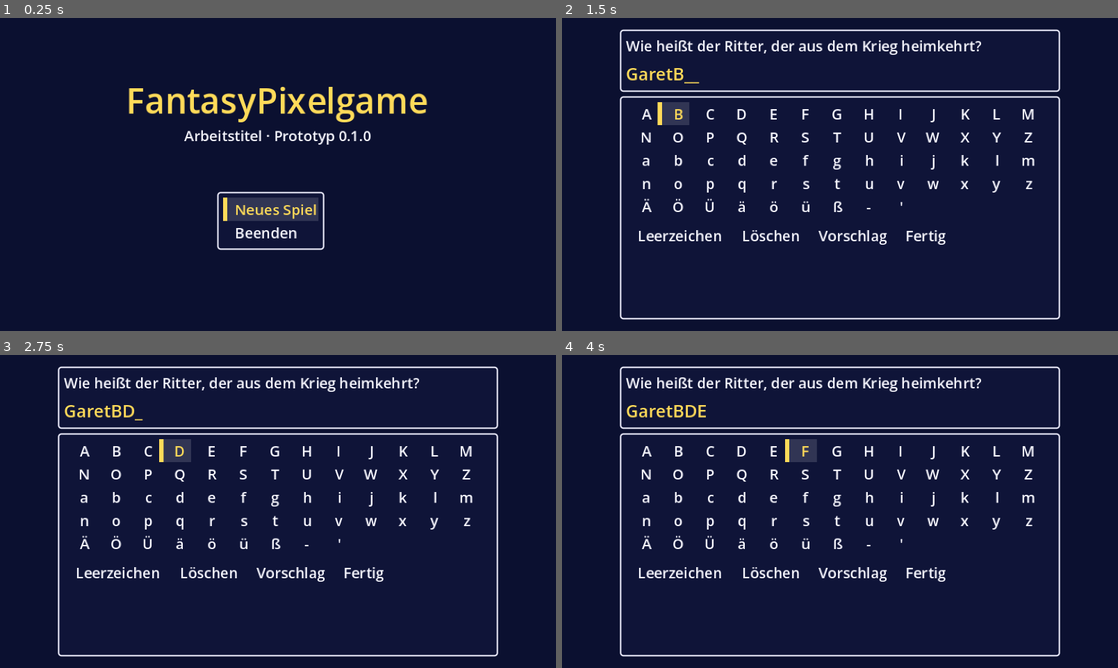
Above: before the commit, frames 1-4 (two rows, left to right).
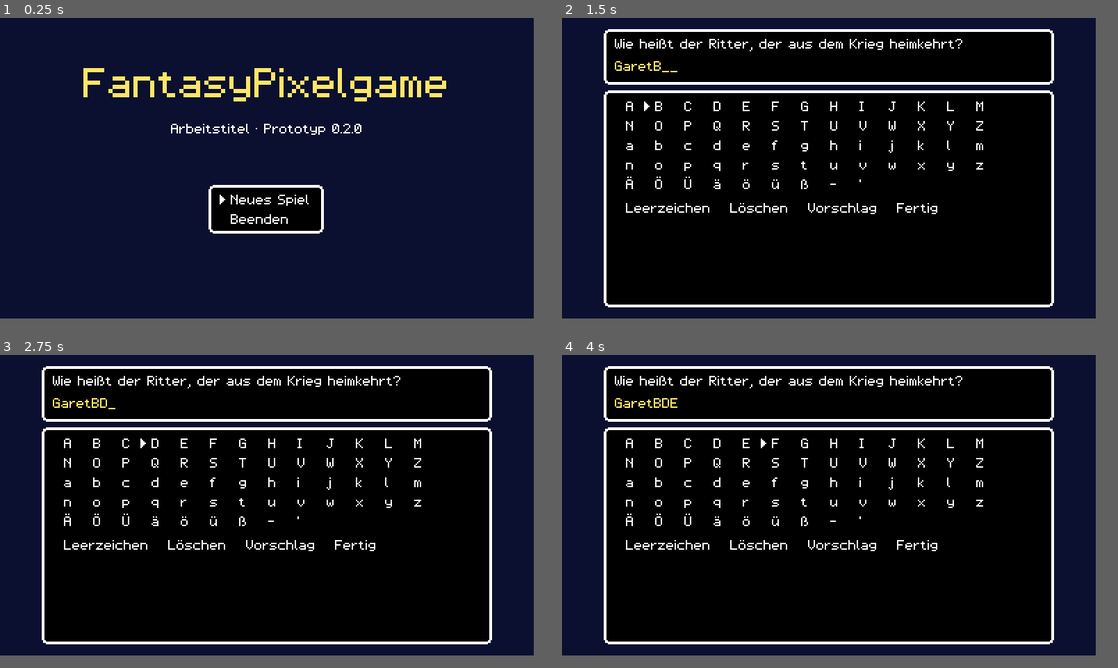
Above: after the commit, the same moments.

Repository: phillhf/fantasy-pixelgame
Game: Godot game, scene res://scenes/main.tscn
The game is run twice, just before and just after one commit, with the same random seed, the same clock (stepped at 60 frames per second) and the same inputs.
Inputs:
- Up to frame 1 (0.25 s): no input
- Up to frame 2 (1.5 s): click "Neues Spiel" at 0.5 s; click "B" at 1.25 s
- Up to frame 3 (2.75 s): click "D" at 2 s
- Up to frame 4 (4 s): click "E" at 2.75 s; click "F" at 3.5 s
In our replay, the window is 800x450 before the commit and 768x432 after it. These sizes can differ from the game's own. Grey fills any space a smaller window leaves; there, only what the larger window draws over its background counts as a difference.

The runs differ from the first frame. In frame 1, 7.9% of the frame differs, in the area x 15-81%, y 16-75%; in frame 2, 71%; in frame 3, 71%; in frame 4, 71%, in the area x 7-90%, y 3-97%.

Commit message:
Retro-Optik: echte Pixel-Skalierung, eigene Pixelschrift, Fensterrahmen, Kartenplatzhalter im 16-Bit-Stil
Co-Authored-By: Claude Opus 5.5 <noreply@anthropic.com>

Diff:
--- a/data/tiles.json
+++ b/data/tiles.json
@@ -1,17 +1,17 @@
 {
-  "_hinweis": "Kartenzeichen. walk = begehbar, enc = Zufallskämpfe möglich, enc_mult = Häufigkeit. shape bestimmt die Platzhalter-Grafik.",
-  ".": {"name": "Wiese", "color": "#5a9a40", "walk": true, "enc": true, "enc_mult": 1.0, "shape": "plain"},
-  "T": {"name": "Wald", "color": "#5a9a40", "walk": true, "enc": true, "enc_mult": 1.6, "shape": "tree", "detail": "#24562a"},
-  "^": {"name": "Berg", "color": "#5a9a40", "walk": false, "shape": "mountain", "detail": "#7d7468"},
-  "~": {"name": "Wasser", "color": "#2f5fa8", "walk": false, "shape": "water", "detail": "#6f9ad8"},
-  "=": {"name": "Straße", "color": "#b8a070", "walk": true, "enc": true, "enc_mult": 0.4, "shape": "plain"},
-  "B": {"name": "Brücke", "color": "#8a6038", "walk": true, "enc": false, "shape": "bridge", "detail": "#5a3c20"},
-  "E": {"name": "Erlenfurt", "color": "#5a9a40", "walk": true, "enc": false, "shape": "village", "detail": "#a83a2a"},
-  "S": {"name": "Schrein", "color": "#5a9a40", "walk": true, "enc": false, "shape": "plain"},
-  "W": {"name": "Wegweiser", "color": "#5a9a40", "walk": true, "enc": false, "shape": "plain"},
-  "#": {"name": "Zaun", "color": "#6a5038", "walk": false, "shape": "fence", "detail": "#4a3424"},
-  "F": {"name": "Gras", "color": "#6aaa4a", "walk": true, "shape": "plain"},
-  ",": {"name": "Weg", "color": "#c0a878", "walk": true, "shape": "plain"},
-  "h": {"name": "Haus", "color": "#9a4030", "walk": false, "shape": "roof", "detail": "#7a2c20"},
-  "D": {"name": "Tür", "color": "#5a3820", "walk": false, "shape": "door", "detail": "#d8b048"}
+  "_hinweis": "Kartenzeichen. walk = begehbar, enc = Zufallskämpfe möglich, enc_mult = Häufigkeit. shape und Farben bestimmen die Platzhalter-Grafik.",
+  ".": {"name": "Wiese", "color": "#58b048", "detail": "#3c8a34", "walk": true, "enc": true, "enc_mult": 1.0, "shape": "grass"},
+  "T": {"name": "Wald", "color": "#58b048", "detail": "#1e6a30", "walk": true, "enc": true, "enc_mult": 1.6, "shape": "tree"},
+  "^": {"name": "Berg", "color": "#58b048", "detail": "#a08c6c", "walk": false, "shape": "mountain"},
+  "~": {"name": "Wasser", "color": "#3060d0", "detail": "#90c0f8", "walk": false, "shape": "water"},
+  "=": {"name": "Straße", "color": "#d8b878", "detail": "#a88850", "walk": true, "enc": true, "enc_mult": 0.4, "shape": "dirt"},
+  "B": {"name": "Brücke", "color": "#a06c3c", "detail": "#603818", "walk": true, "enc": false, "shape": "bridge"},
+  "E": {"name": "Erlenfurt", "color": "#58b048", "detail": "#c84830", "walk": true, "enc": false, "shape": "village"},
+  "S": {"name": "Schrein", "color": "#58b048", "detail": "#3c8a34", "walk": true, "enc": false, "shape": "grass"},
+  "W": {"name": "Wegweiser", "color": "#58b048", "detail": "#3c8a34", "walk": true, "enc": false, "shape": "grass"},
+  "#": {"name": "Zaun", "color": "#68c050", "detail": "#704820", "walk": false, "shape": "fence"},
+  "F": {"name": "Gras", "color": "#68c050", "detail": "#48983c", "walk": true, "shape": "grass"},
+  ",": {"name": "Weg", "color": "#e0c088", "detail": "#b89458", "walk": true, "shape": "dirt"},
+  "h": {"name": "Haus", "color": "#c04830", "detail": "#802818", "walk": false, "shape": "roof"},
+  "D": {"name": "Tür", "color": "#c04830", "detail": "#e8c048", "walk": false, "shape": "door"}
 }
--- a/project.godot
+++ b/project.godot
@@ -6,7 +6,7 @@
 
 config/name="FantasyPixelgame"
 config/description="Rollenspiel im Pixelstil – Prototyp"
-config/version="0.1.0"
+config/version="0.2.0"
 run/main_scene="res://scenes/main.tscn"
 config/icon="res://icon.svg"
 config/features=PackedStringArray("4.7", "GL Compatibility")
@@ -23,12 +23,15 @@
 window/size/viewport_height=216
 window/size/window_width_override=1152
 window/size/window_height_override=648
-window/stretch/mode="canvas_items"
+window/stretch/mode="viewport"
 window/stretch/aspect="keep"
+window/stretch/scale_mode="integer"
 window/handheld/orientation=4
 
 [gui]
 
+theme/custom_font="res://assets/fonts/pixelfont.fnt"
+theme/default_font_antialiasing=0
 common/drop_mouse_on_gui_input_disabled=true
 
 [rendering]
@@ -36,5 +39,7 @@
 renderer/rendering_method="gl_compatibility"
 renderer/rendering_method.mobile="gl_compatibility"
 textures/canvas_textures/default_texture_filter=0
+2d/snap/snap_2d_transforms_to_pixel=true
+2d/snap/snap_2d_vertices_to_pixel=true
 textures/vram_compression/import_etc2_astc=true
 environment/defaults/default_clear_color=Color(0.05, 0.05, 0.08, 1)
--- a/scripts/screens/battle.gd
+++ b/scripts/screens/battle.gd
@@ -79,7 +79,7 @@
 	top.add_child(msg_label)
 	add_child(top)
 
-	var status := UiTheme.panel(Rect2(152, 148, 228, 64))
+	var status := UiTheme.panel(Rect2(166, 148, 214, 64))
 	status_label = UiTheme.label()
 	status.add_child(status_label)
 	add_child(status)
@@ -484,10 +484,11 @@
 
 
 func _popup(at: Vector2, text: String, col: Color) -> void:
-	var l := UiTheme.label(text, 12)
+	var l := UiTheme.label(text)
 	l.add_theme_color_override("font_color", col)
-	l.add_theme_color_override("font_outline_color", Color.BLACK)
-	l.add_theme_constant_override("outline_size", 3)
+	l.add_theme_color_override("font_shadow_color", Color.BLACK)
+	l.add_theme_constant_override("shadow_offset_x", 1)
+	l.add_theme_constant_override("shadow_offset_y", 1)
 	l.position = at
 	add_child(l)
 	var t := create_tween()
--- a/scripts/screens/field.gd
+++ b/scripts/screens/field.gd
@@ -117,42 +117,91 @@
 	for y in rows.size():
 		var r: String = rows[y]
 		for x in r.length():
-			_draw_tile(Vector2(x * TILE, y * TILE), r[x])
-
-
-func _draw_tile(o: Vector2, ch: String) -> void:
+			_draw_tile(Vector2(x * TILE, y * TILE), r[x], x, y)
+
+
+const OUTLINE := Color("#102018")
+
+
+func _px(o: Vector2, x: int, y: int, c: Color, w: int = 1, h: int = 1) -> void:
+	draw_rect(Rect2(o + Vector2(x, y), Vector2(w, h)), c)
+
+
+## Platzhalter-Kacheln im 16-Bit-Stil. Werden später durch echte Grafiken ersetzt.
+func _draw_tile(o: Vector2, ch: String, tx: int, ty: int) -> void:
 	var t: Dictionary = Game.tiles.get(ch, {"color": "#ff00ff", "shape": "plain"})
 	var base := Game.color(t.get("color", "#ff00ff"))
 	var det := Game.color(t.get("detail", "#000000"))
+	var hsh := (tx * 73856093) ^ (ty * 19349663)
 	draw_rect(Rect2(o, Vector2(TILE, TILE)), base)
 	match t.get("shape", "plain"):
+		"grass":
+			# kleine Grasbüschel an zufälligen, aber festen Stellen
+			for i in 2:
+				var gx := (hsh >> (i * 4)) & 11
+				var gy := (hsh >> (i * 4 + 8)) & 11
+				_px(o, gx + 1, gy + 2, det)
+				_px(o, gx + 3, gy + 2, det)
+				_px(o, gx + 2, gy + 3, det)
+		"dirt":
+			for i in 3:
+				var gx := (hsh >> (i * 3)) & 13
+				var gy := (hsh >> (i * 3 + 9)) & 13
+				_px(o, gx + 1, gy + 1, det)
 		"tree":
-			draw_rect(Rect2(o + Vector2(7, 10), Vector2(2, 5)), Color("#5a3a20"))
-			draw_circle(o + Vector2(8, 7), 6, det)
-			draw_circle(o + Vector2(6, 6), 2, det.lightened(0.2))
+			var dark := det.darkened(0.35)
+			var light := det.lightened(0.25)
+			_px(o, 6, 11, Color("#5a3418"), 4, 4)
+			_px(o, 6, 15, OUTLINE, 4, 1)
+			draw_circle(o + Vector2(8, 7), 7.0, OUTLINE)
+			draw_circle(o + Vector2(8, 7), 6.0, dark)
+			draw_circle(o + Vector2(8, 6), 5.0, det)
+			_px(o, 5, 3, light, 2, 1)
+			_px(o, 4, 4, light, 2, 2)
+			_px(o, 9, 5, light)
 		"mountain":
-			draw_colored_polygon(PackedVector2Array([o + Vector2(1, 15), o + Vector2(8, 2), o + Vector2(15, 15)]), det)
-			draw_colored_polygon(PackedVector2Array([o + Vector2(6, 6), o + Vector2(8, 2), o + Vector2(10, 6)]), Color.WHITE)
+			var pts := PackedVector2Array([o + Vector2(0, 16), o + Vector2(8, 1), o + Vector2(16, 16)])
+			draw_colored_polygon(pts, det)
+			draw_colored_polygon(PackedVector2Array([o + Vector2(8, 1), o + Vector2(16, 16), o + Vector2(9, 16)]), det.darkened(0.3))
+			draw_colored_polygon(PackedVector2Array([o + Vector2(5, 7), o + Vector2(8, 1), o + Vector2(11, 7), o + Vector2(8, 6)]), Color("#f0f0f8"))
+			draw_polyline(PackedVector2Array([o + Vector2(0, 15), o + Vector2(8, 1), o + Vector2(15, 15)]), OUTLINE)
 		"water":
-			draw_line(o + Vector2(2, 5), o + Vector2(7, 5), det)
-			draw_line(o + Vector2(9, 11), o + Vector2(14, 11), det)
+			var phase := (tx + ty) % 2
+			_px(o, 2 + phase * 6, 4, det, 4, 1)
+			_px(o, 9 - phase * 6, 11, det, 4, 1)
 		"bridge":
-			for i in 4:
-				draw_line(o + Vector2(0, 2 + i * 4), o + Vector2(16, 2 + i * 4), det)
+			draw_rect(Rect2(o, Vector2(TILE, TILE)), Color("#3060d0"))
+			_px(o, 0, 1, OUTLINE, 16, 14)
+			_px(o, 0, 2, base, 16, 12)
+			for i in 3:
+				_px(o, 0, 5 + i * 3, det, 16, 1)
 		"village":
-			draw_rect(Rect2(o + Vector2(2, 7), Vector2(5, 6)), Color("#d8c8a0"))
-			draw_rect(Rect2(o + Vector2(9, 5), Vector2(5, 8)), Color("#d8c8a0"))
-			draw_colored_polygon(PackedVector2Array([o + Vector2(1, 7), o + Vector2(4.5, 3), o + Vector2(8, 7)]), det)
-			draw_colored_polygon(PackedVector2Array([o + Vector2(8, 5), o + Vector2(11.5, 1), o + Vector2(15, 5)]), det)
+			for hx in [[1, 7], [9, 4]]:
+				var x: int = hx[0]
+				var y: int = hx[1]
+				_px(o, x, y + 2, OUTLINE, 7, 8 - (y - 4))
+				_px(o, x + 1, y + 3, Color("#f0e0b8"), 5, 6 - (y - 4))
+				draw_colored_polygon(PackedVector2Array([o + Vector2(x - 1, y + 3), o + Vector2(x + 3.5, y - 2), o + Vector2(x + 8, y + 3)]), det)
+				_px(o, x + 3, y + 6, Color("#603010"), 2, 3 - (y - 4) + (1 if y == 4 else 0))
 		"fence":
-			draw_rect(Rect2(o + Vector2(0, 6), Vector2(16, 2)), det)
-			draw_rect(Rect2(o + Vector2(0, 11), Vector2(16, 2)), det)
+			for px in [1, 7, 13]:
+				_px(o, px, 3, OUTLINE, 3, 12)
+				_px(o, px + 1, 4, det.lightened(0.2), 1, 10)
+			_px(o, 0, 6, OUTLINE, 16, 3)
+			_px(o, 0, 7, det, 16, 1)
+			_px(o, 0, 11, OUTLINE, 16, 3)
+			_px(o, 0, 12, det, 16, 1)
 		"roof":
 			for i in 4:
-				draw_line(o + Vector2(0, 3 + i * 4), o + Vector2(16, 3 + i * 4), det)
+				_px(o, 0, 3 + i * 4, det, 16, 1)
+			for i in 4:
+				_px(o, (i * 4 + (ty % 2) * 2) % 16, 0 + i * 4, det, 1, 3)
 		"door":
-			draw_rect(Rect2(o + Vector2(3, 2), Vector2(10, 14)), det.darkened(0.6))
-			draw_circle(o + Vector2(11, 9), 1, det)
+			_px(o, 2, 1, OUTLINE, 12, 15)
+			_px(o, 3, 2, Color("#704020"), 10, 14)
+			_px(o, 8, 2, OUTLINE, 1, 14)
+			_px(o, 10, 9, det, 1, 1)
+			_px(o, 5, 9, det, 1, 1)
 
 
 # ---------- Bewegung ----------
--- a/scripts/screens/name_entry.gd
+++ b/scripts/screens/name_entry.gd
@@ -26,16 +26,16 @@
 	bgr.size = Vector2(384, 216)
 	add_child(bgr)
 
-	var head := UiTheme.panel(Rect2(40, 8, 304, 40))
+	var head := UiTheme.panel(Rect2(30, 8, 324, 40))
 	var v := VBoxContainer.new()
 	v.add_child(UiTheme.label("Wie heißt der Ritter, der aus dem Krieg heimkehrt?"))
-	name_label = UiTheme.label("", 12)
+	name_label = UiTheme.label("")
 	name_label.add_theme_color_override("font_color", UiTheme.HIGHLIGHT)
 	v.add_child(name_label)
 	head.add_child(v)
 	add_child(head)
 
-	var pad := UiTheme.panel(Rect2(40, 54, 304, 154))
+	var pad := UiTheme.panel(Rect2(30, 52, 324, 156))
 	var box := VBoxContainer.new()
 	var grid := GridContainer.new()
 	grid.columns = 13
@@ -44,8 +44,8 @@
 	var first: Button
 	for row in ROWS:
 		for i in 13:
-			var b := Button.new()
-			b.custom_minimum_size = Vector2(22, 16)
+			var b := UiTheme.menu_button("")
+			b.custom_minimum_size = Vector2(21, 14)
 			if i < row.length():
 				var ch: String = row[i]
 				b.text = ch
@@ -60,8 +60,7 @@
 	box.add_child(grid)
 	var row2 := HBoxContainer.new()
 	for pair in [["Leerzeichen", _add.bind(" ")], ["Löschen", _delete], ["Vorschlag", _suggest], ["Fertig", _finish]]:
-		var b := Button.new()
-		b.text = pair[0]
+		var b := UiTheme.menu_button(pair[0])
 		b.pressed.connect(pair[1])
 		row2.add_child(b)
 	box.add_child(row2)
--- a/scripts/screens/title_screen.gd
+++ b/scripts/screens/title_screen.gd
@@ -14,9 +14,9 @@
 	bgr.color = Color("#0b1030")
 	bgr.size = Vector2(384, 216)
 	add_child(bgr)
-	var title := UiTheme.label("FantasyPixelgame", 24)
-	title.position = Vector2(0, 40)
-	title.size = Vector2(384, 30)
+	var title := UiTheme.label("FantasyPixelgame", 3)
+	title.position = Vector2(0, 30)
+	title.size = Vector2(128, 14)
 	title.horizontal_alignment = HORIZONTAL_ALIGNMENT_CENTER
 	title.add_theme_color_override("font_color", UiTheme.HIGHLIGHT)
 	add_child(title)
--- a/scripts/ui/choice_menu.gd
+++ b/scripts/ui/choice_menu.gd
@@ -15,7 +15,7 @@
 	theme = UiTheme.get_theme()
 	_grid = GridContainer.new()
 	_grid.add_theme_constant_override("h_separation", 6)
-	_grid.add_theme_constant_override("v_separation", 0)
+	_grid.add_theme_constant_override("v_separation", 2)
 	add_child(_grid)
 	hide()
 
@@ -31,10 +31,8 @@
 	if allow_cancel:
 		all.append("Zurück")
 	for i in all.size():
-		var b := Button.new()
-		b.text = String(all[i])
-		b.alignment = HORIZONTAL_ALIGNMENT_LEFT
-		b.custom_minimum_size = Vector2(54, 0)
+		var b := UiTheme.menu_button(String(all[i]))
+		b.custom_minimum_size = Vector2(56, 0)
 		var idx: int = i if i < options.size() else -1
 		b.pressed.connect(_on_pressed.bind(idx))
 		_grid.add_child(b)
--- a/scripts/ui/dialog_box.gd
+++ b/scripts/ui/dialog_box.gd
@@ -9,19 +9,24 @@
 var _typing := false
 var _tween: Tween
 var _open := false
+var _more: Label
+var _blink: Tween
 
 
 func _init() -> void:
 	theme = UiTheme.get_theme()
-	position = Vector2(8, 150)
-	custom_minimum_size = Vector2(368, 60)
+	position = Vector2(8, 146)
+	custom_minimum_size = Vector2(368, 64)
 	size = custom_minimum_size
 	mouse_filter = Control.MOUSE_FILTER_STOP
 	_label = Label.new()
 	_label.autowrap_mode = TextServer.AUTOWRAP_WORD_SMART
 	_label.vertical_alignment = VERTICAL_ALIGNMENT_TOP
-	_label.custom_minimum_size = Vector2(356, 50)
+	_label.custom_minimum_size = Vector2(352, 54)
 	add_child(_label)
+	_more = UiTheme.label("▼")
+	_more.position = Vector2(356, 50)
+	_more.top_level = false
 	hide()
 
 
@@ -45,10 +50,34 @@
 			_tween.kill()
 		_tween = create_tween()
 		_tween.tween_property(_label, "visible_ratio", 1.0, clampf(t.length() * 0.018, 0.1, 1.6))
-		_tween.finished.connect(func() -> void: _typing = false)
+		_tween.finished.connect(_typing_done)
+		_set_more(false)
 		await _advance
+	_set_more(false)
 	hide()
 	_open = false
+
+
+func _typing_done() -> void:
+	_typing = false
+	_set_more(true)
+
+
+## Blinkendes ▼ unten rechts: Es geht weiter.
+func _set_more(on: bool) -> void:
+	if _more.get_parent() == null:
+		get_parent().add_child(_more)
+	_more.position = position + Vector2(size.x - 14, size.y - 13)
+	if _blink:
+		_blink.kill()
+	_more.visible = on
+	if on:
+		_more.modulate.a = 1.0
+		_blink = create_tween().set_loops()
+		_blink.tween_interval(0.35)
+		_blink.tween_callback(func() -> void: _more.modulate.a = 0.0)
+		_blink.tween_interval(0.25)
+		_blink.tween_callback(func() -> void: _more.modulate.a = 1.0)
 
 
 func _on_advance() -> void:
@@ -56,7 +85,7 @@
 		if _tween:
 			_tween.kill()
 		_label.visible_ratio = 1.0
-		_typing = false
+		_typing_done()
 	else:
 		_advance.emit()
 
--- a/scripts/ui/touch_controls.gd
+++ b/scripts/ui/touch_controls.gd
@@ -66,7 +66,7 @@
 			draw_circle(Vector2.ZERO, radius, bg)
 		else:
 			draw_rect(Rect2(Vector2(-BTN / 2, -BTN / 2), Vector2(BTN, BTN)), bg)
-		var font := ThemeDB.fallback_font
-		var fs := 9
+		var font: Font = load("res://assets/fonts/pixelfont.fnt")
+		var fs := 12
 		var w := font.get_string_size(caption, HORIZONTAL_ALIGNMENT_LEFT, -1, fs).x
 		draw_string(font, Vector2(-w / 2, 3), caption, HORIZONTAL_ALIGNMENT_LEFT, -1, fs, fg)
--- a/scripts/ui/ui_theme.gd
+++ b/scripts/ui/ui_theme.gd
@@ -1,51 +1,52 @@
 class_name UiTheme
 extends RefCounted
-## Gemeinsames Aussehen aller Fenster und Menüs (Platzhalter im Stil klassischer Rollenspiele).
+## Aussehen aller Fenster und Menüs im Stil klassischer 16-Bit-Rollenspiele:
+## schwarze Fenster mit weißem Pixelrahmen, eigene Pixelschrift, Zeiger ▶.
 
-const FONT_SIZE := 10
-const PANEL_BG := Color(0.06, 0.08, 0.22, 0.94)
-const PANEL_BORDER := Color(0.92, 0.92, 0.98)
-const TEXT := Color(0.97, 0.97, 1.0)
-const HIGHLIGHT := Color(1.0, 0.86, 0.35)
+const FONT_SIZE := 12  # Originalgröße der Pixelschrift, nicht ändern (sonst unscharf)
+const TEXT := Color(1, 1, 1)
+const HIGHLIGHT := Color(1.0, 0.9, 0.4)
+const DIM := Color(0.55, 0.55, 0.6)
 
 static var _theme: Theme
+static var font: Font
+static var cursor_tex: Texture2D
+static var blank_tex: Texture2D
 
 
 static func get_theme() -> Theme:
 	if _theme != null:
 		return _theme
+	font = load("res://assets/fonts/pixelfont.fnt")
+	cursor_tex = load("res://assets/ui/cursor.png")
+	blank_tex = load("res://assets/ui/blank.png")
 	var t := Theme.new()
+	t.default_font = font
 	t.default_font_size = FONT_SIZE
 
-	var panel := StyleBoxFlat.new()
-	panel.bg_color = PANEL_BG
-	panel.border_color = PANEL_BORDER
-	panel.set_border_width_all(1)
-	panel.set_corner_radius_all(2)
-	panel.set_content_margin_all(4)
+	var panel := StyleBoxTexture.new()
+	panel.texture = load("res://assets/ui/window.png")
+	panel.set_texture_margin_all(6)
+	panel.content_margin_left = 8
+	panel.content_margin_right = 8
+	panel.content_margin_top = 5
+	panel.content_margin_bottom = 4
 	t.set_stylebox("panel", "PanelContainer", panel)
 	t.set_stylebox("panel", "Panel", panel)
 
 	var empty := StyleBoxEmpty.new()
-	empty.set_content_margin_all(1)
-	empty.content_margin_left = 8
-	var focus := StyleBoxFlat.new()
-	focus.bg_color = Color(1, 1, 1, 0.14)
-	focus.set_content_margin_all(1)
-	focus.content_margin_left = 8
-	focus.border_color = HIGHLIGHT
-	focus.border_width_left = 3
-	for s in ["normal", "disabled"]:
+	empty.content_margin_left = 0
+	empty.content_margin_right = 2
+	empty.content_margin_top = 0
+	empty.content_margin_bottom = 0
+	for s in ["normal", "disabled", "focus", "hover", "pressed", "hover_pressed"]:
 		t.set_stylebox(s, "Button", empty)
-	for s in ["focus", "hover", "pressed", "hover_pressed"]:
-		t.set_stylebox(s, "Button", focus)
-	t.set_color("font_color", "Button", TEXT)
-	t.set_color("font_focus_color", "Button", HIGHLIGHT)
-	t.set_color("font_hover_color", "Button", HIGHLIGHT)
-	t.set_color("font_pressed_color", "Button", HIGHLIGHT)
-	t.set_color("font_hover_pressed_color", "Button", HIGHLIGHT)
-	t.set_color("font_disabled_color", "Button", Color(0.6, 0.6, 0.65))
+	for c in ["font_color", "font_focus_color", "font_hover_color", "font_pressed_color", "font_hover_pressed_color"]:
+		t.set_color(c, "Button", TEXT)
+	t.set_color("font_disabled_color", "Button", DIM)
+	t.set_constant("h_separation", "Button", 3)
 	t.set_color("font_color", "Label", TEXT)
+	t.set_constant("line_spacing", "Label", 1)
 	_theme = t
 	return t
 
@@ -59,10 +60,24 @@
 	return p
 
 
-static func label(text: String = "", size: int = FONT_SIZE) -> Label:
+## Textfeld. pixel_scale vergrößert ganzzahlig (z. B. 2 für Überschriften).
+static func label(text: String = "", pixel_scale: int = 1) -> Label:
 	var l := Label.new()
 	l.theme = get_theme()
 	l.text = text
-	if size != FONT_SIZE:
-		l.add_theme_font_size_override("font_size", size)
+	if pixel_scale > 1:
+		l.scale = Vector2(pixel_scale, pixel_scale)
 	return l
+
+
+## Button mit ▶-Zeiger, der nur beim ausgewählten Eintrag erscheint.
+static func menu_button(text: String) -> Button:
+	get_theme()
+	var b := Button.new()
+	b.theme = _theme
+	b.text = text
+	b.alignment = HORIZONTAL_ALIGNMENT_LEFT
+	b.icon = blank_tex
+	b.focus_entered.connect(func() -> void: b.icon = cursor_tex)
+	b.focus_exited.connect(func() -> void: b.icon = blank_tex)
+	return b
Not shown, added: assets/fonts/pixelfont.fnt
Not shown, added: assets/fonts/pixelfont.fnt.import
Binary file added: assets/fonts/pixelfont.png
Not shown, added: assets/fonts/pixelfont.png.import
Binary file added: assets/ui/blank.png
Not shown, added: assets/ui/blank.png.import
Binary file added: assets/ui/cursor.png
Not shown, added: assets/ui/cursor.png.import
Binary file added: assets/ui/window.png
Not shown, added: assets/ui/window.png.import
Not shown, changed: export_presets.cfg
